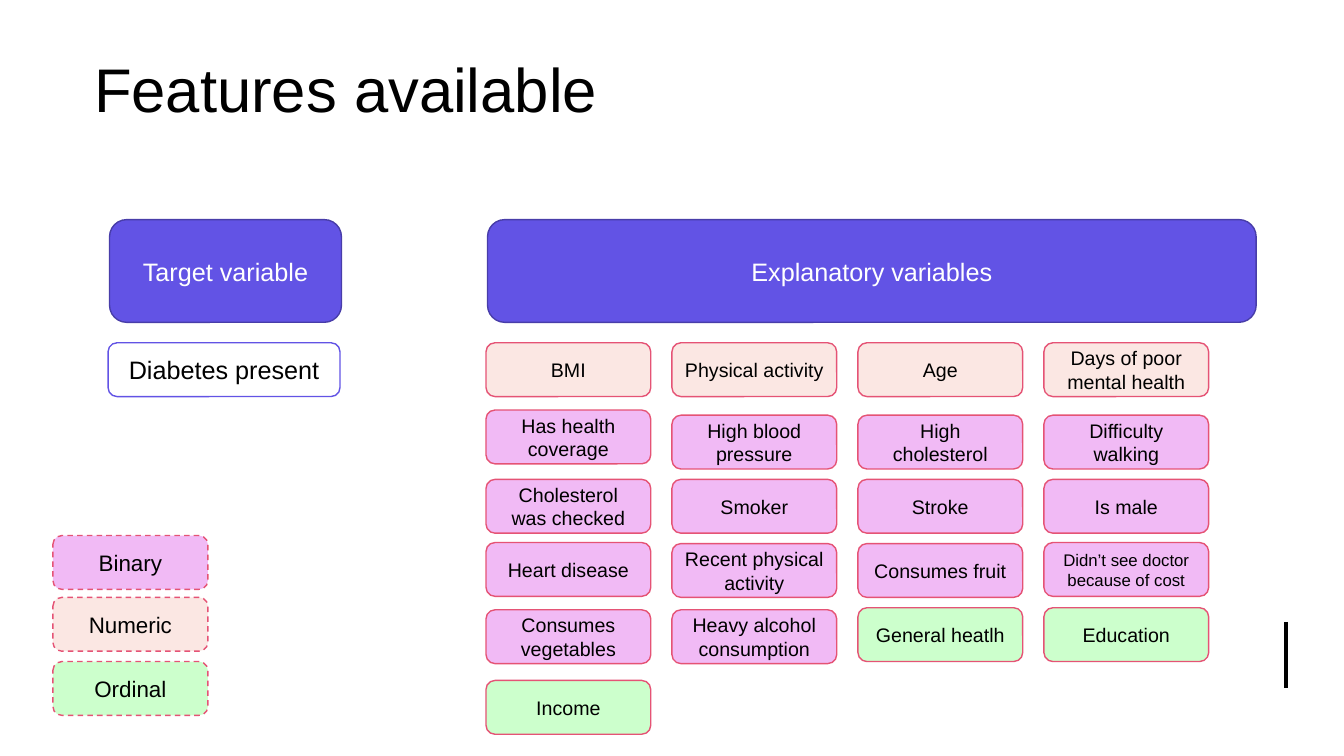
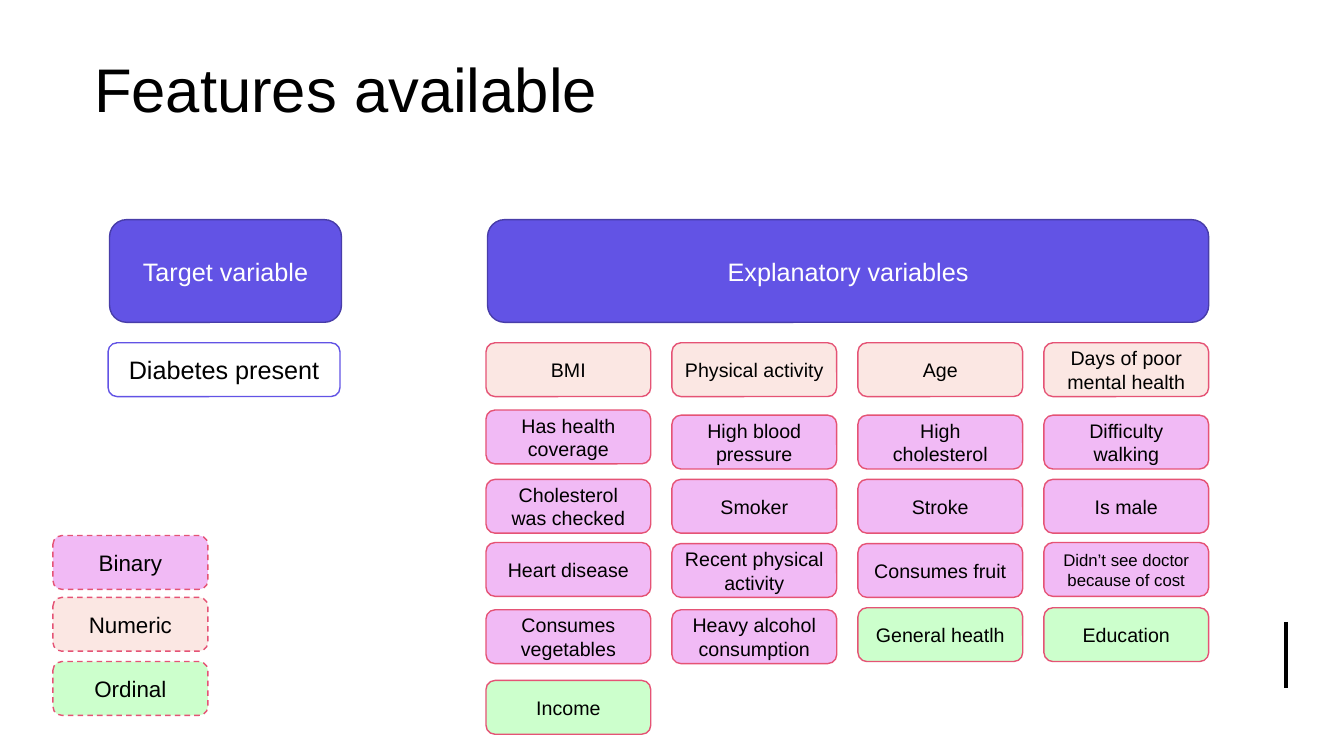
Before and after one commit to tjstarak/DSBA-ML2, a slide deck: slide 11 of slides/ML2_deck.pptx. Drawn at 1344x756 pixels with LibreOffice and Linux fonts; fonts in the diff are those of the drawing. Boxes give left, top, right and bottom in pixels: in the first picture for what was removed or moved away, otherwise in the second. Text is boxed around its words. In the diff, an @@ line names an element or a change of style, - is before the commit and + after.

```diff
--- a/slides/ML2_deck.pptx
+++ b/slides/ML2_deck.pptx
@@ rounded rectangle "Explanatory variables": place and size @@
-rounded rectangle "Explanatory variables" at (488, 220, 1257, 323)
+rounded rectangle "Explanatory variables" at (488, 220, 1209, 323)
```
